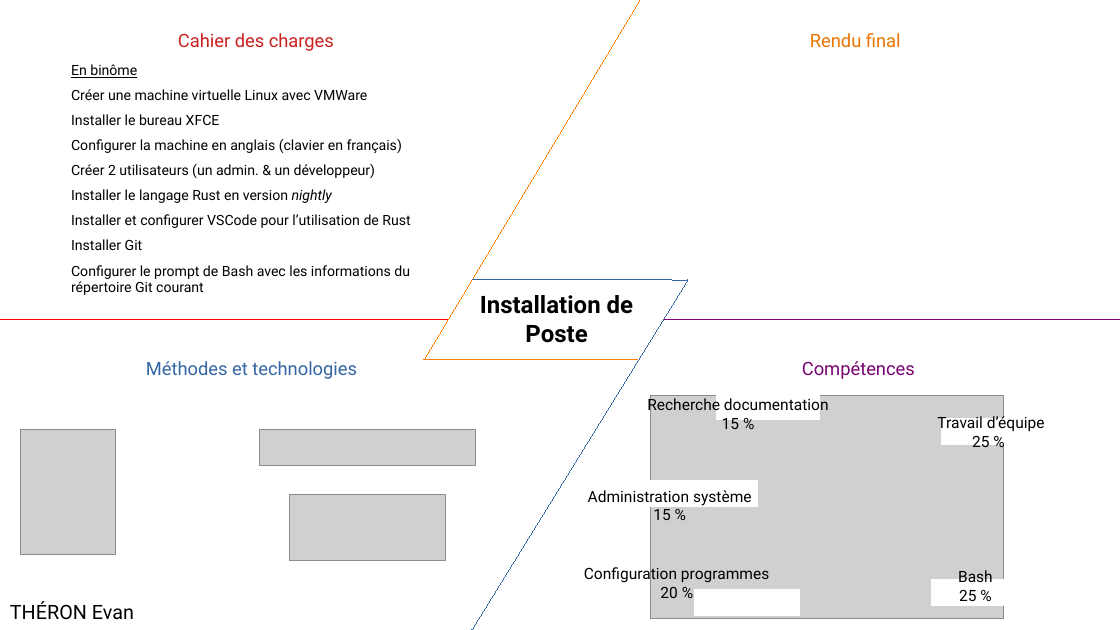
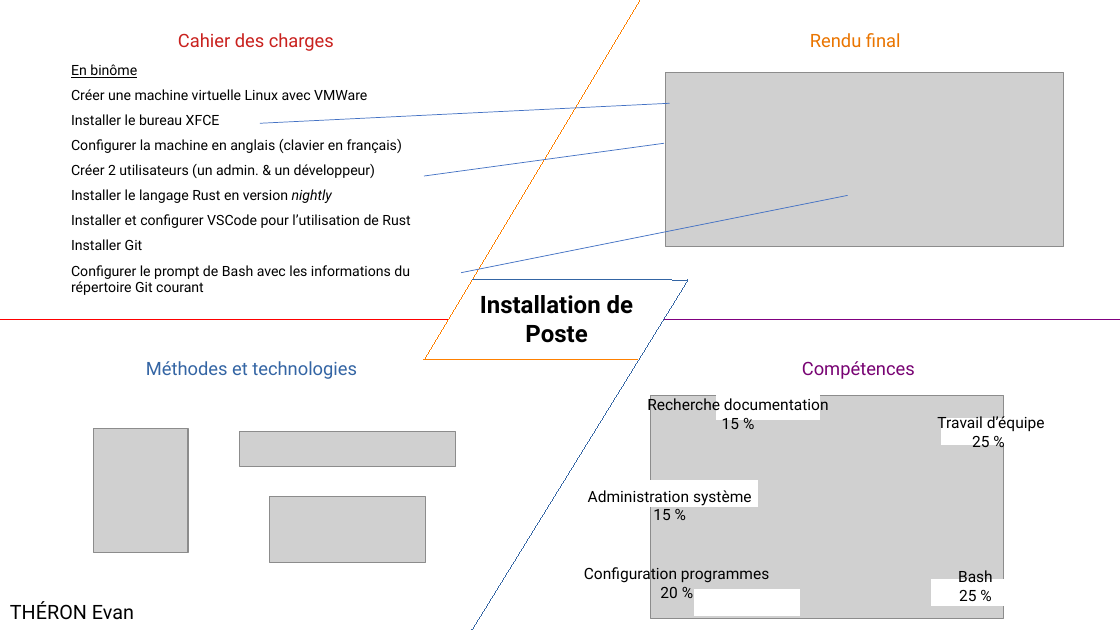
Before and after one commit to evtheron/portfolio, a slide deck: slide 1 of code/RetEx/Projet_InstallationPoste_RetEx.odp. Drawn at 1120x630 pixels with LibreOffice and Linux fonts; fonts in the diff are those of the drawing; grey boxes stand for pictures. Boxes give left, top, right and bottom in pixels: in the first picture for what was removed or moved away, otherwise in the second. Text is boxed around its words. In the diff, an @@ line names an element or a change of style, - is before the commit and + after.

```diff
--- a/code/RetEx/Projet_InstallationPoste_RetEx.odp
+++ b/code/RetEx/Projet_InstallationPoste_RetEx.odp
@@ picture added at (667,72,1065,247) @@
@@ line added from (260, 123) to (670, 104), #4472C4 0.51 pt @@
@@ line added from (424, 176) to (665, 143), #4472C4 0.51 pt @@
@@ line added from (461, 272) to (848, 195), #4472C4 0.51 pt @@
@@ picture: place and size @@
-picture at (20,430,115,555)
+picture at (94,428,188,553)
@@ picture: place and size @@
-picture at (260,430,477,465)
+picture at (240,432,456,468)
@@ picture: place and size @@
-picture at (290,495,446,561)
+picture at (269,497,426,563)
```
Also in this commit, not shown: 1 slide removed, 11 other files.
